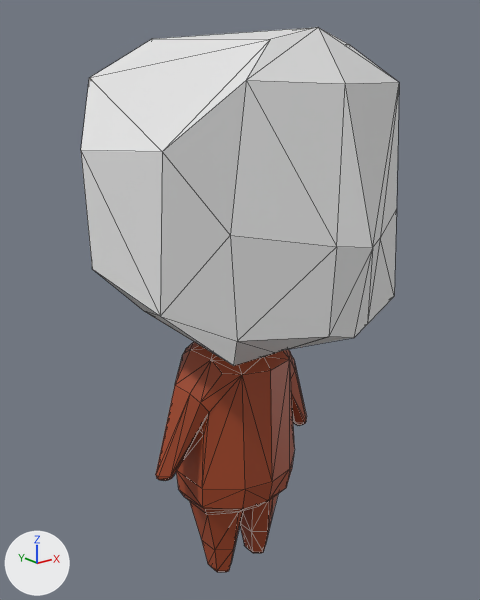
What one commit did to the glTF model art/exported/characters/base/netfishing_base_character.glb.
The view is the same before and after, from a 50 mm lens placed at (-1.24, -1.496, 1.493), pointed at (-0.086, -0.054, 0.916). The lights are fixed; the arrows at lower left show +X, +Y and +Z. The picture after the commit comes second. Mesh edges are drawn as thin lines. Vertices at exactly the same position are counted once.

Objects in the first picture: 'body', 'head_default'.
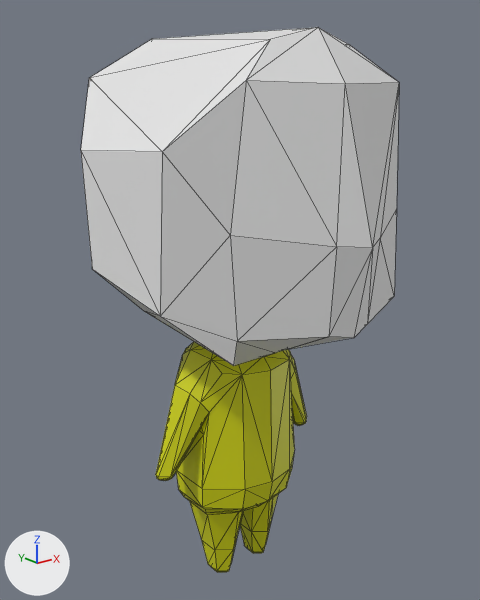
The newer file is also turned or shifted as a whole; pictures and numbers use the older file's frame.

Where the change shows, as pixel boxes (x1, y1, x2, y2) in the pictures (480 x 600 px):
'body', recoloured (brown to yellow): (156, 342, 307, 572) in both

The change, as a diff of the scene's bpy script:
```diff
--- a/art/exported/characters/base/netfishing_base_character.glb.py
+++ b/art/exported/characters/base/netfishing_base_character.glb.py
@@ mat_fur @@
 n0 = _N.new('ShaderNodeBsdfPrincipled'); n0.name = 'Principled BSDF'
-n0.inputs[0].default_value = (0.367, 0.063, 0.0194, 1.0)  # 'Base Color', brown #a34726
 n1 = _N.new('ShaderNodeOutputMaterial'); n1.name = 'Material Output'
+n2 = _N.new('ShaderNodeMix'); n2.name = 'Mix'
+n2.data_type = 'RGBA'
+n2.blend_type = 'MULTIPLY'
+n2.inputs[0].default_value = 1.0  # 'Factor'
+n2.inputs[7].default_value = (0.629, 0.65, 0.0, 1.0)  # 'B', yellow #d0d300
+n3 = _N.new('ShaderNodeVertexColor'); n3.name = 'Color Attribute'
 _L.new(n0.outputs[0], n1.inputs[0])  # 'BSDF' to 'Surface'
+_L.new(n2.outputs[2], n0.inputs[0])  # 'Result' to 'Base Color'
+_L.new(n3.outputs[0], n2.inputs[6])  # 'Color' to 'A'
@@ me_cube @@
 me_cube.from_pydata(...)  # 230 vertices, 456 faces; spans x -0.377..0.215, y -0.202..0.131, z 0.007..0.801
 # used by ob_body; location = (0.0, 0.0, 0.0)
+# me_cube part 1: vertex colours changed
 me_cube.materials.append(mat_fur)
```
